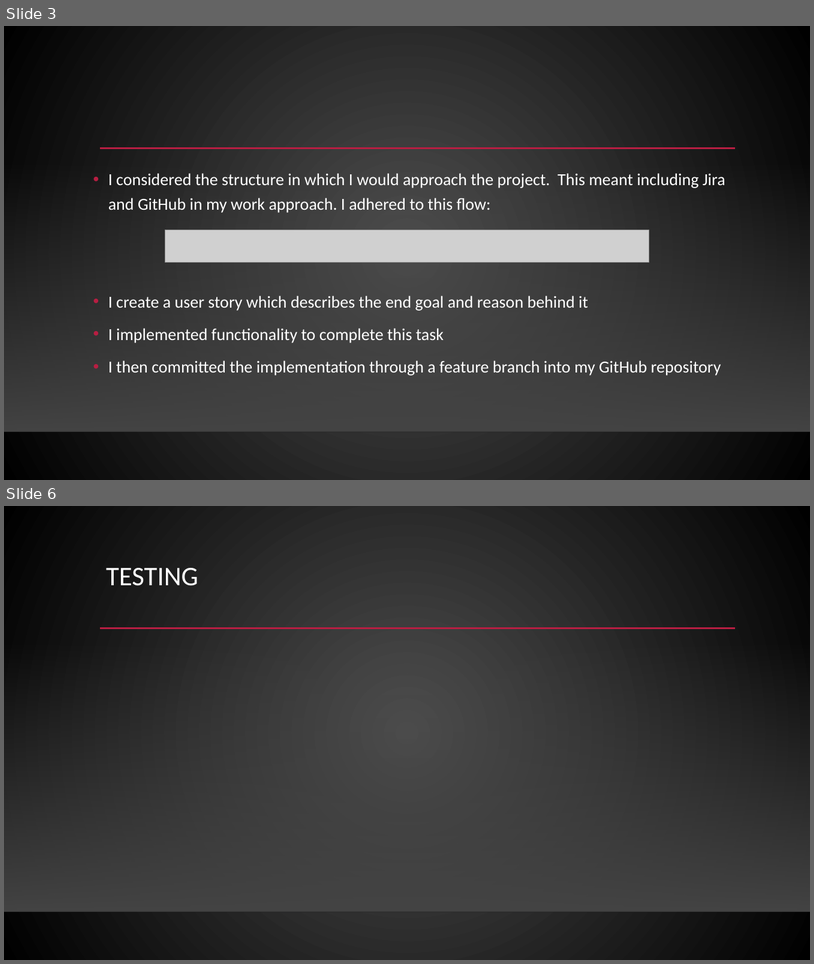
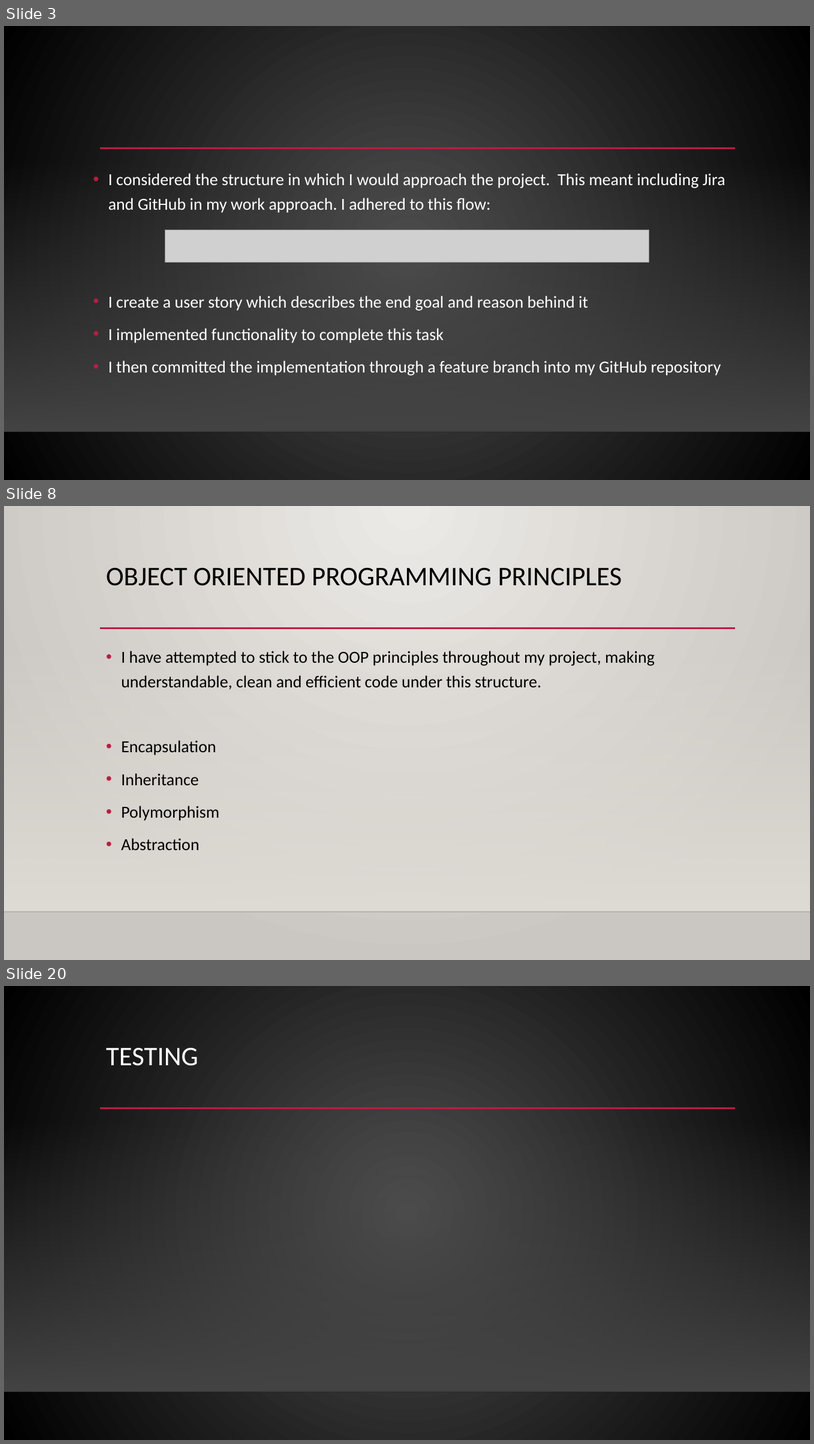
Before and after one commit to CharlesHerriott/IMS-Starter, a slide deck: Project-Documentation/IMS Starter presentation.pptx. Shown one above the other, each under a label of ours: slides 3 and 6 before the commit, slides 3, 8 and 20 after it; the slides between them are not shown. The pictures are 814x964 and 814x1444 pixels, drawn with LibreOffice and Linux fonts; fonts in the diff are those of the drawing; grey boxes stand for pictures; background and template pictures are left out. Boxes give left, top, right and bottom in pixels: in the first picture for what was removed or moved away, otherwise in the second. Text is boxed around its words. In the diff, an @@ line names an element or a change of style, - is before the commit and + after.

```diff
--- a/Project-Documentation/IMS Starter presentation.pptx
+++ b/Project-Documentation/IMS Starter presentation.pptx
@@ slide 8 added at bbox=[4, 506, 810, 960], background gradient #ECEAE7 to #CAC7C1; not listed: 2 template elements that a slide beside it also shows @@
@@ title added at bbox=[106, 568, 623, 586], 32 pt, text #000000 @@
+OBJECT ORIENTED PROGRAMMING PRINCIPLES
@@ rectangle added at bbox=[4, 640, 810, 912], fill gradient #DFDBD5 @@
@@ text added at bbox=[121, 651, 655, 850], 20 pt, text #000000 @@
+• I have attempted to stick to the OOP principles throughout my project, making understandable, clean and efficient code under this structure.
+• Encapsulation
+• Inheritance
+• Polymorphism
+• Abstraction
@@ what was slide 6 is now slide 20 @@
```
Also in this commit, not shown: 1 slide changed, 15 other slides added, 2 slides removed, 4 other files.
